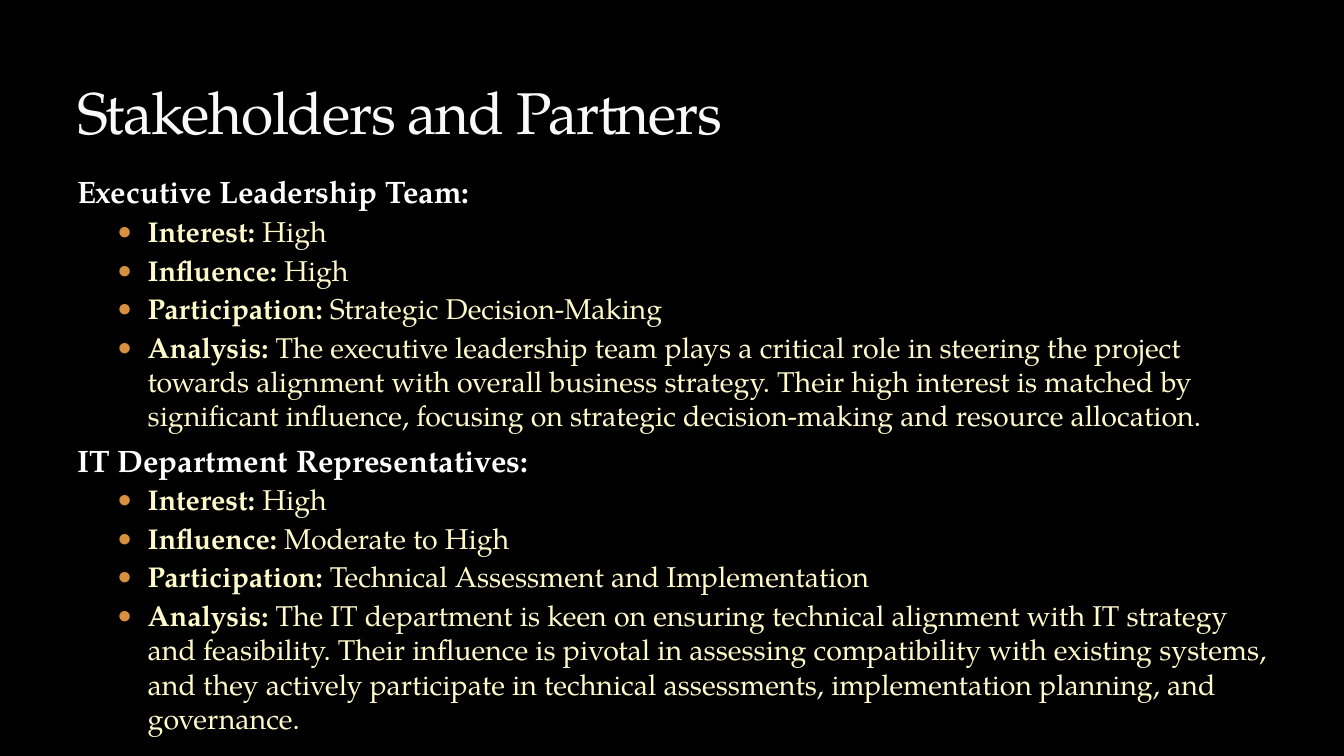
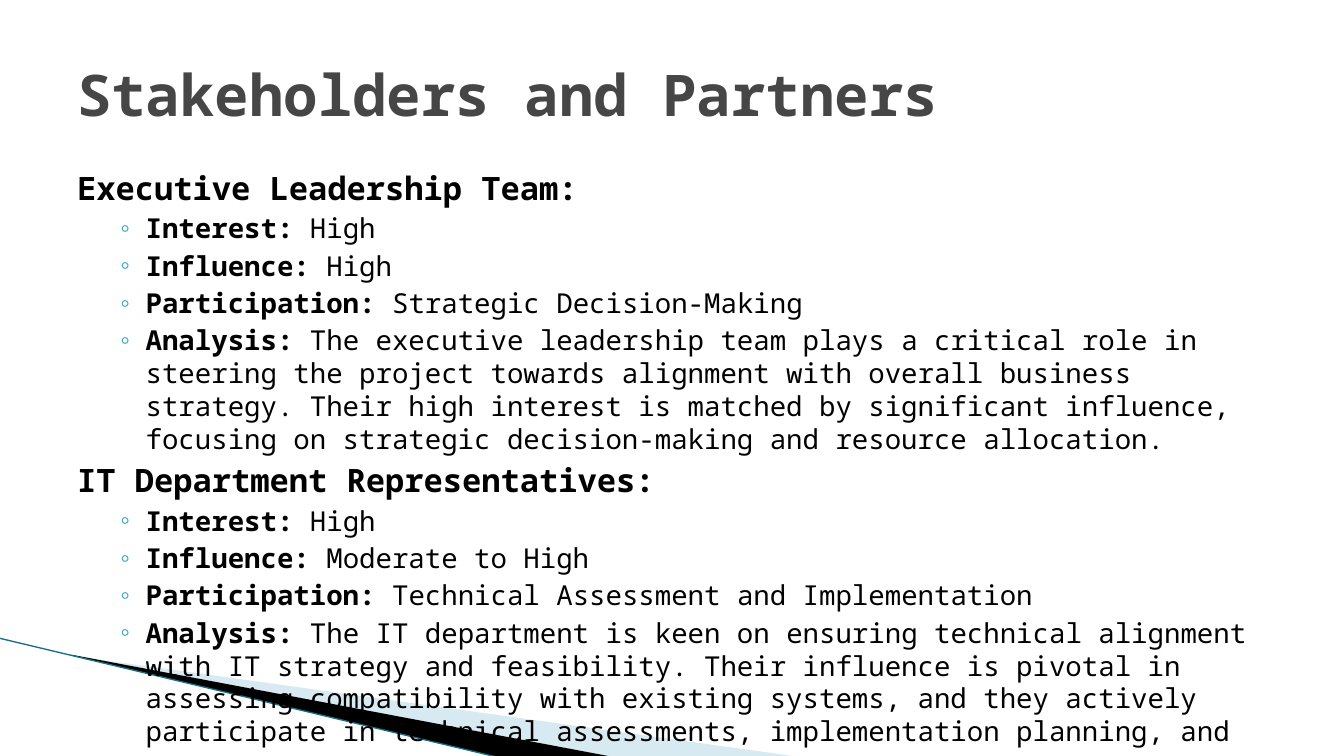
Before and after one commit to minanazari12345/SAP-projects, a slide deck: slide 7 of RenewAgra-presentation.pptx. Drawn at 1344x756 pixels with LibreOffice and Linux fonts; fonts in the diff are those of the drawing; background and template pictures are left out. Boxes give left, top, right and bottom in pixels: in the first picture for what was removed or moved away, otherwise in the second. Text is boxed around its words. In the diff, an @@ line names an element or a change of style, - is before the commit and + after.

```diff
--- a/RenewAgra-presentation.pptx
+++ b/RenewAgra-presentation.pptx
@@ background picture (left out) to #FFFFFF @@
@@ title "Stakeholders and Partners": place and size @@
-title "Stakeholders and Partners" at bbox=[77, 91, 723, 135]
+title "Stakeholders and Partners" at bbox=[77, 72, 937, 117]
@@ title "Stakeholders and Partners" at bbox=[77, 72, 937, 117]: size 42 to 41 pt, font TeX Gyre Pagella to Noto Sans Mono, text colour #F9F9F9 to #464646, letter spacing -1 to 0 pt, letter outline #3C4422 0.25 pt to none, bold on; vertical alignment bottom to middle @@
@@ text "Executive Leadership Team:" at bbox=[77, 175, 1246, 748]: size 22.1 to 22.9 pt, text colour #FFFFFF to #000000 in "Executive Leadership Team:", "IT Department Representatives:"; font TeX Gyre Pagella to Noto Sans Mono, size 20.4 to 19.6 pt, text colour #FEFAC9 to #000000; less space between paragraphs; bullet ● to ◦; bullet colour #D6913F to #2DA2BF @@
@@ line added from (0, 638) to (499, 756), #97C5D8 0.95 pt @@
@@ freeform shape added at bbox=[72, 654, 614, 756], fill #000000 @@
@@ freeform shape added at bbox=[74, 655, 800, 756], fill #A0CBDC at 40% opacity @@
```
Also in this commit, not shown: 30 other slides changed.
